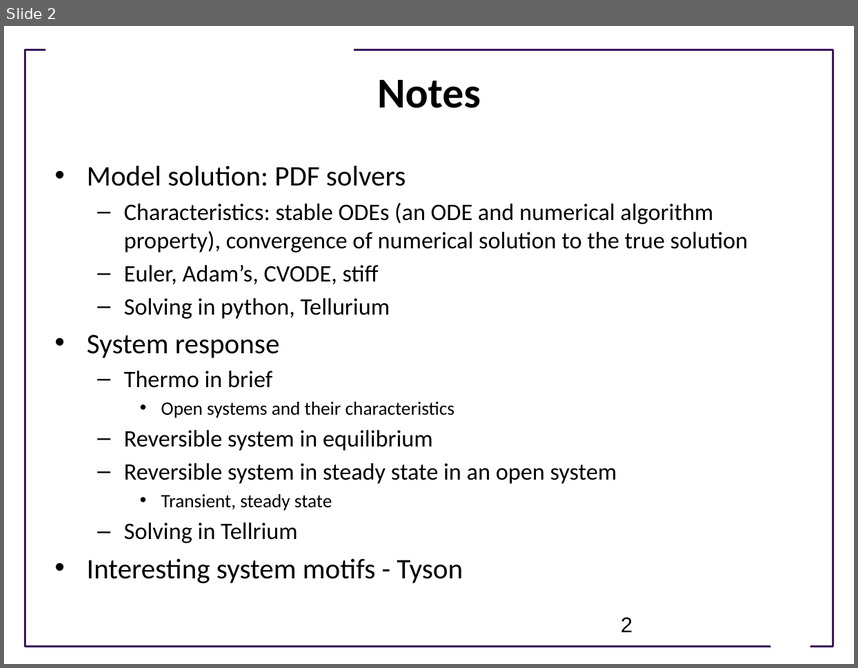
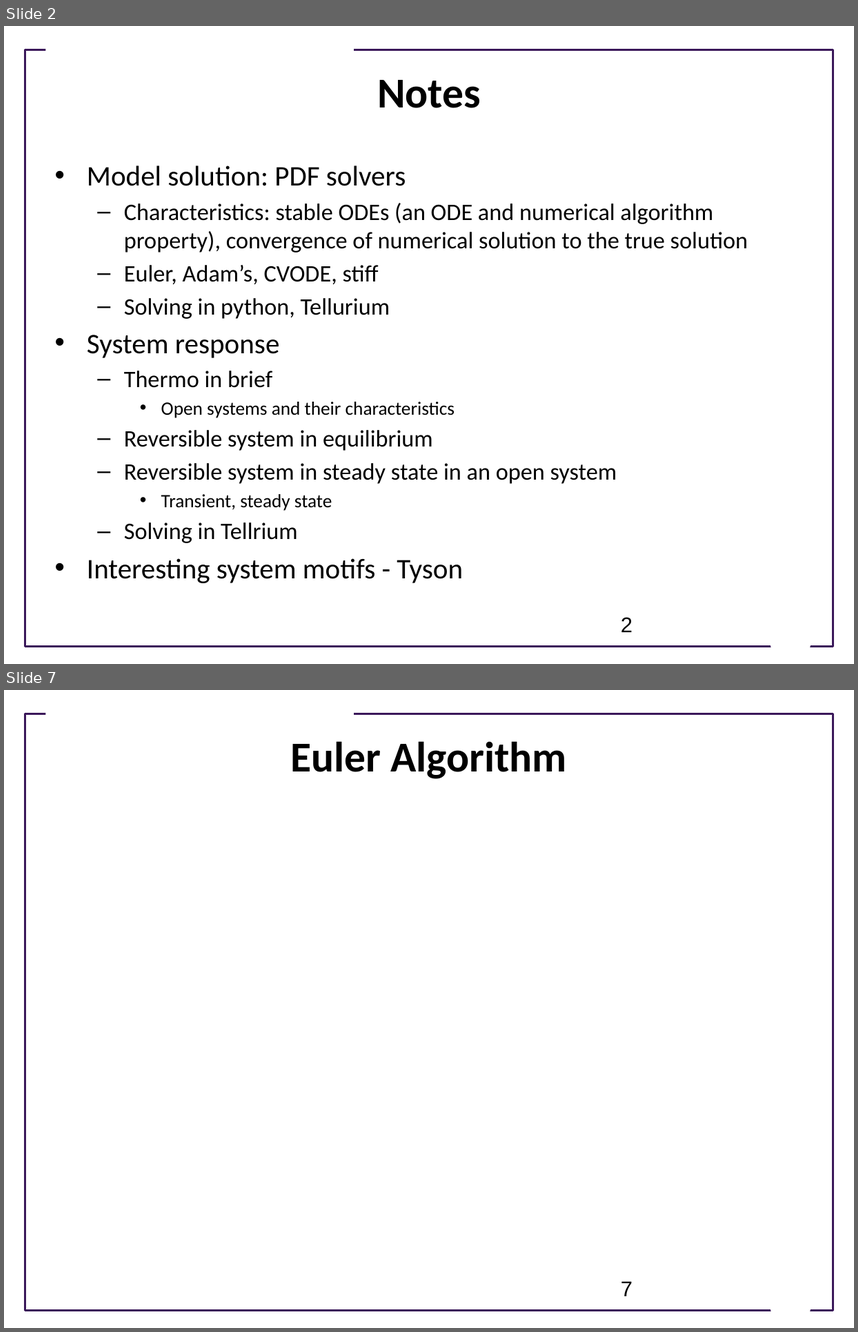
Before and after one commit to ModelEngineering/advancing-biomedical-models, a slide deck: Lectures/Week_2/CSE 599V Lecture 6 - Model Evaluation and System Responses.pptx. Shown one above the other, each under a label of ours: slide 2 before the commit, slides 2 and 7 after it; the slides between them are not shown. The pictures are 858x668 and 858x1332 pixels, drawn with LibreOffice and Linux fonts; fonts in the diff are those of the drawing; background and template pictures are left out. Boxes give left, top, right and bottom in pixels: in the first picture for what was removed or moved away, otherwise in the second. Text is boxed around its words. In the diff, an @@ line names an element or a change of style, - is before the commit and + after.

```diff
--- a/Lectures/Week_2/CSE 599V Lecture 6 - Model Evaluation and System Responses.pptx
+++ b/Lectures/Week_2/CSE 599V Lecture 6 - Model Evaluation and System Responses.pptx
@@ slide 7 added at (4, 690, 854, 1328), background #FFFFFF; not listed: 3 template elements that a slide beside it also shows @@
@@ title added at (291, 741, 566, 779), 36 pt, text #000000, bold @@
+Euler Algorithm
@@ page number added at (621, 1281, 633, 1296), 18 pt, text #000000 @@
+7
```
Also in this commit, not shown: 28 other slides added, 1 other file.
